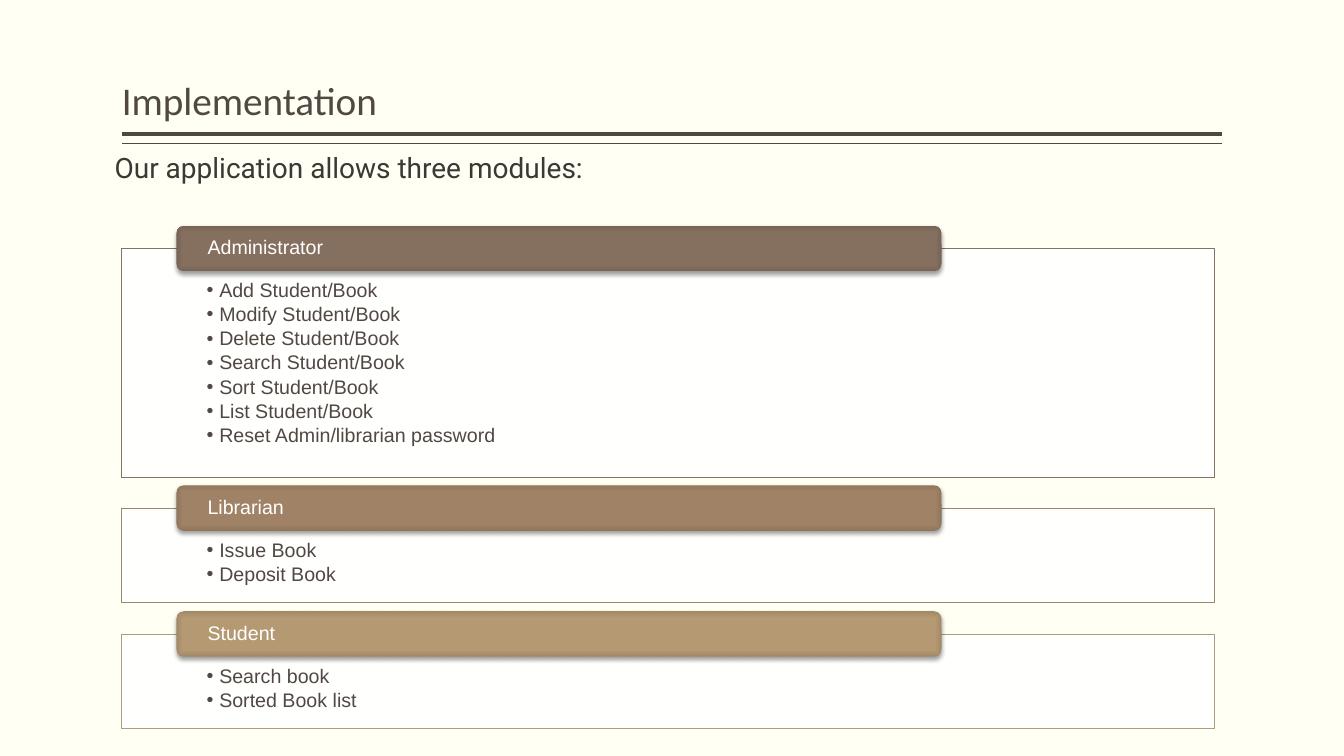
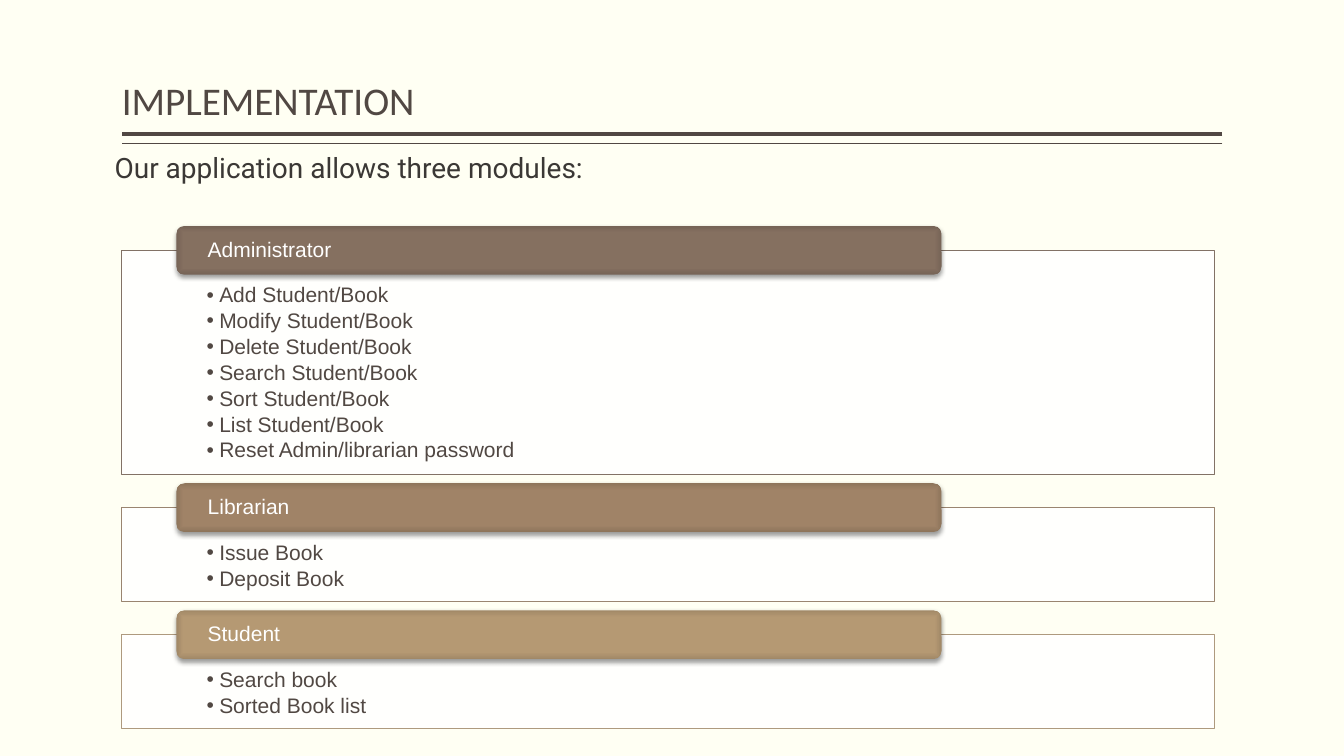
Before and after one commit to chiraqL/Library-Manager, a slide deck: slide 7 of E-Library.pptx. Drawn at 1344x756 pixels with LibreOffice and Linux fonts; fonts in the diff are those of the drawing. Boxes give left, top, right and bottom in pixels: in the first picture for what was removed or moved away, otherwise in the second. Text is boxed around its words. In the diff, an @@ line names an element or a change of style, - is before the commit and + after.

```diff
--- a/E-Library.pptx
+++ b/E-Library.pptx
@@ title at bbox=[122, 89, 415, 116]: text changed @@
-Implementation
+IMPLEMENTATION
@@ size 14 to 15 pt in 6 elements at bbox=[219, 544, 344, 590], bbox=[219, 671, 366, 713], bbox=[208, 499, 290, 514], bbox=[208, 626, 280, 641], bbox=[219, 286, 514, 462], bbox=[208, 242, 332, 257] @@
@@ rectangle: place and size @@
-rectangle at bbox=[122, 249, 1215, 478]
+rectangle at bbox=[122, 250, 1215, 474]
```
Also in this commit, not shown: 14 other slides changed, 6 other files.
